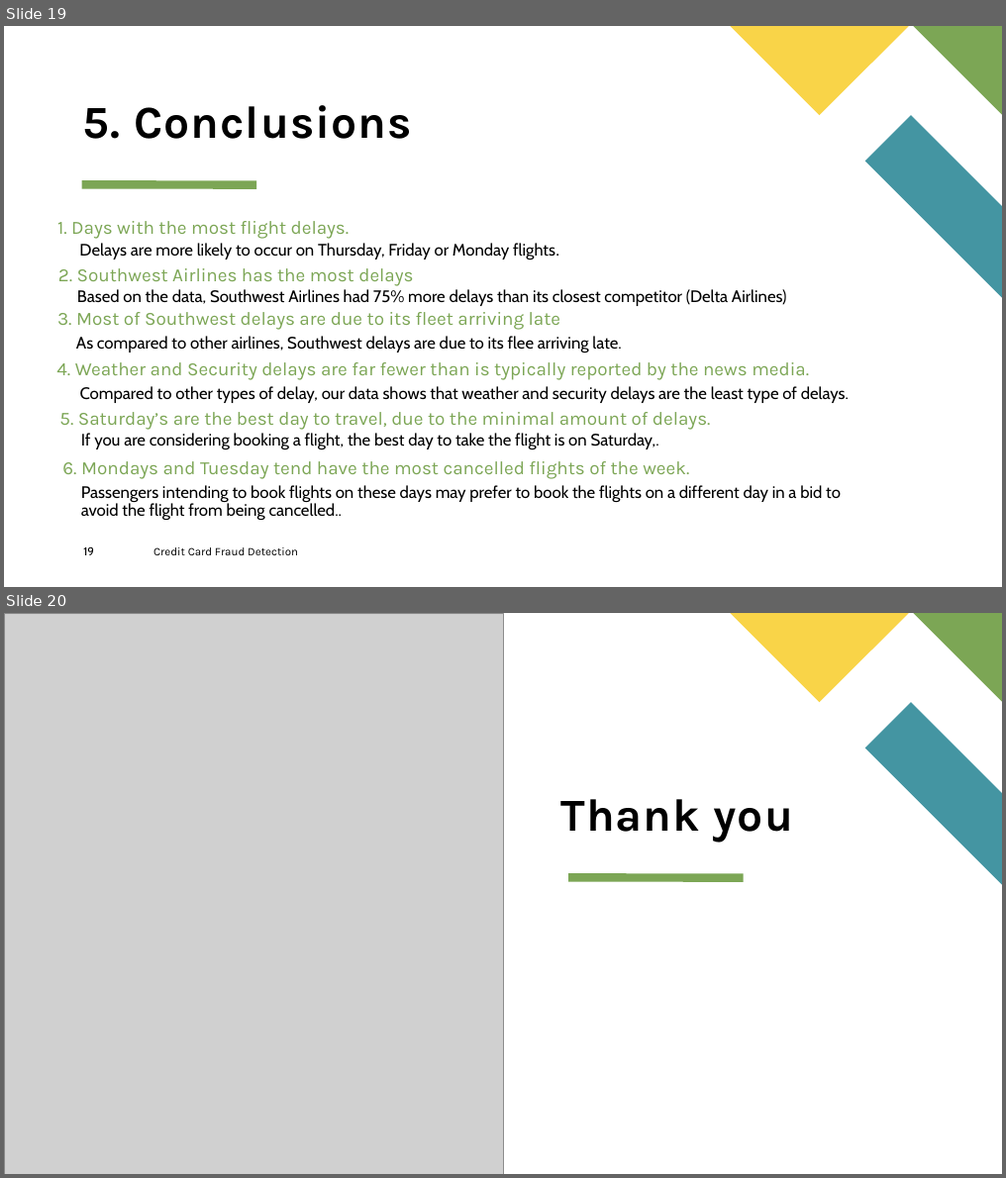
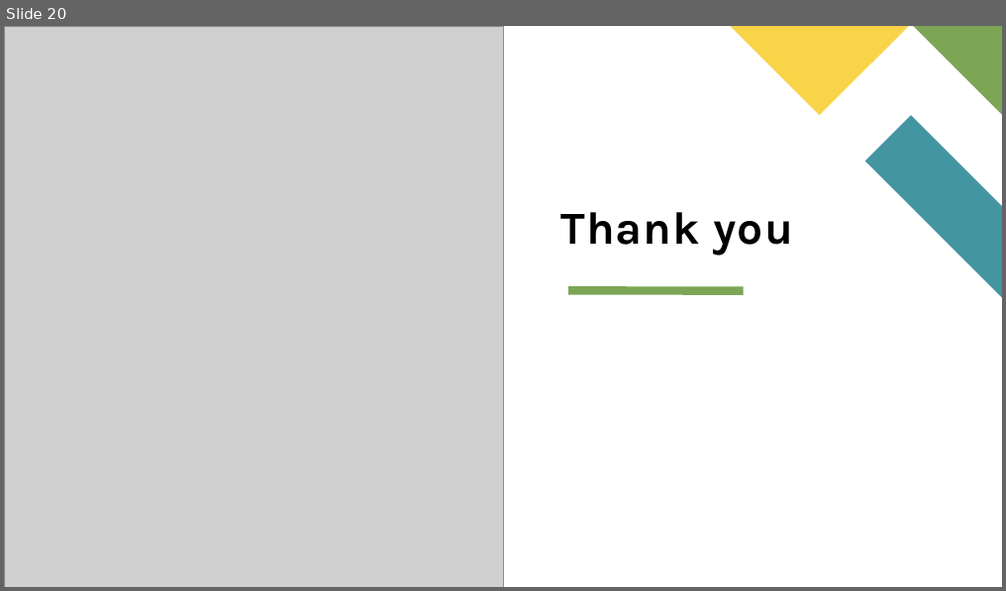
Before and after one commit to dmusili/creditcardfrauddetection, a slide deck: Credit Card Fraud Detection.pptx. Shown one above the other, each under a label of ours: slides 19 and 20 before the commit, slide 20 after it. The pictures are 1006x1178 and 1006x591 pixels, drawn with LibreOffice and Linux fonts; fonts in the diff are those of the drawing; grey boxes stand for pictures. Boxes give left, top, right and bottom in pixels: in the first picture for what was removed or moved away, otherwise in the second. Text is boxed around its words. In the diff, an @@ line names an element or a change of style, - is before the commit and + after.

```diff
--- a/Credit Card Fraud Detection.pptx
+++ b/Credit Card Fraud Detection.pptx
@@ slide 19 removed at box(4, 26, 1002, 587), background #FFFFFF; not listed: 3 template elements that a slide beside it also shows @@
@@ title removed at box(83, 105, 412, 139) @@
-5. Conclusions
@@ line removed from (82, 184) to (257, 184) @@
@@ text removed at box(57, 221, 350, 239) @@
-1. Days with the most flight delays.
@@ text removed at box(79, 243, 555, 260) @@
-Delays are more likely to occur on Thursday, Friday or Monday flights.
@@ text removed at box(58, 269, 413, 286) @@
-2. Southwest Airlines has the most delays
@@ text removed at box(77, 289, 787, 306) @@
-Based on the data, Southwest Airlines had 75% more delays than its closest competitor (Delta Airlines)
@@ text removed at box(57, 312, 560, 330) @@
-3. Most of Southwest delays are due to its fleet arriving late
@@ text removed at box(76, 336, 621, 353) @@
-As compared to other airlines, Southwest delays are due to its flee arriving late.
@@ text removed at box(56, 363, 809, 380) @@
-4. Weather and Security delays are far fewer than is typically reported by the news media.
@@ text removed at box(80, 386, 848, 403) @@
-Compared to other types of delay, our data shows that weather and security delays are the least type of delays.
@@ text removed at box(59, 412, 711, 430) @@
-5. Saturday’s are the best day to travel, due to the minimal amount of delays.
@@ text removed at box(81, 433, 659, 451) @@
-If you are considering booking a flight, the best day to take the flight is on Saturday,.
@@ text removed at box(62, 462, 689, 479) @@
-6. Mondays and Tuesday tend have the most cancelled flights of the week.
@@ text removed at box(81, 485, 841, 520) @@
-Passengers intending to book flights on these days may prefer to book the flights on a different day in a bid to avoid the flight from being cancelled..
@@ page number removed at box(83, 547, 94, 556) @@
-19
@@ text removed at box(153, 548, 298, 556) @@
-Credit Card Fraud Detection
```
Also in this commit, not shown: 9 slides changed, 3 slides added, 2 other slides removed.
